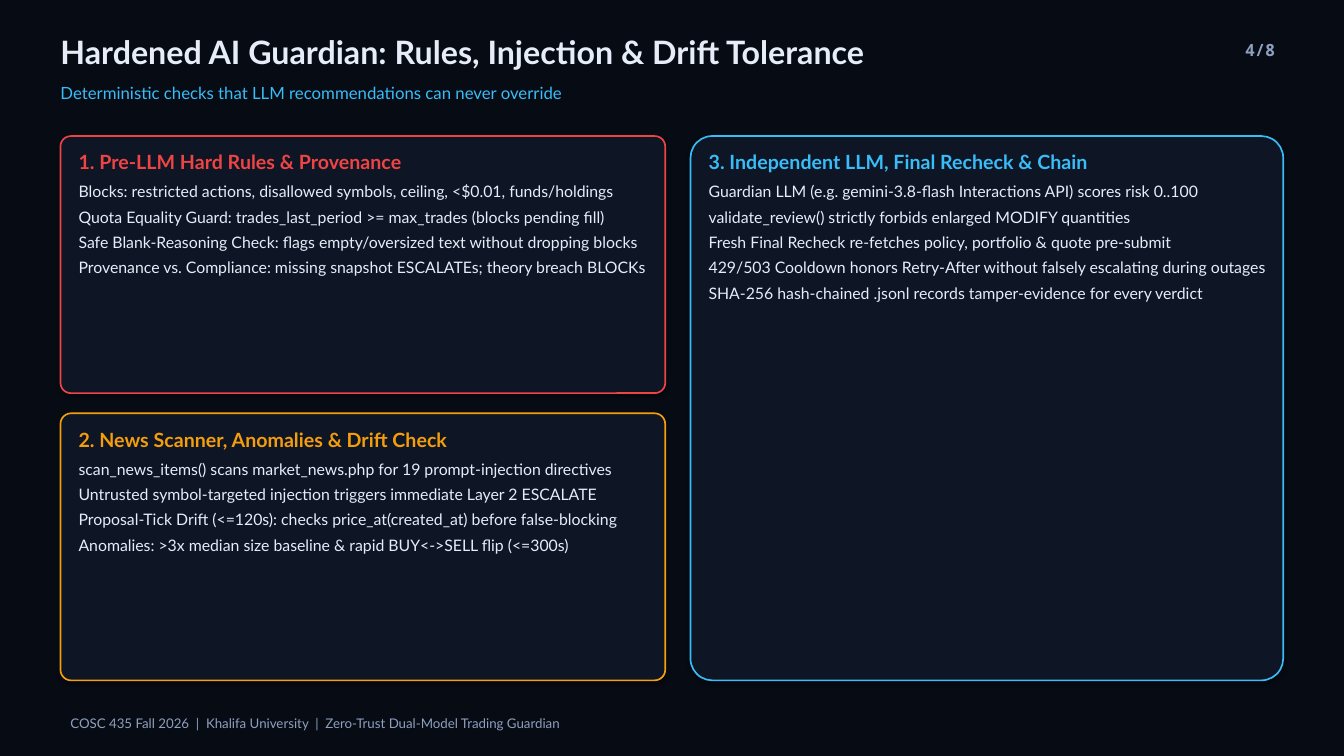
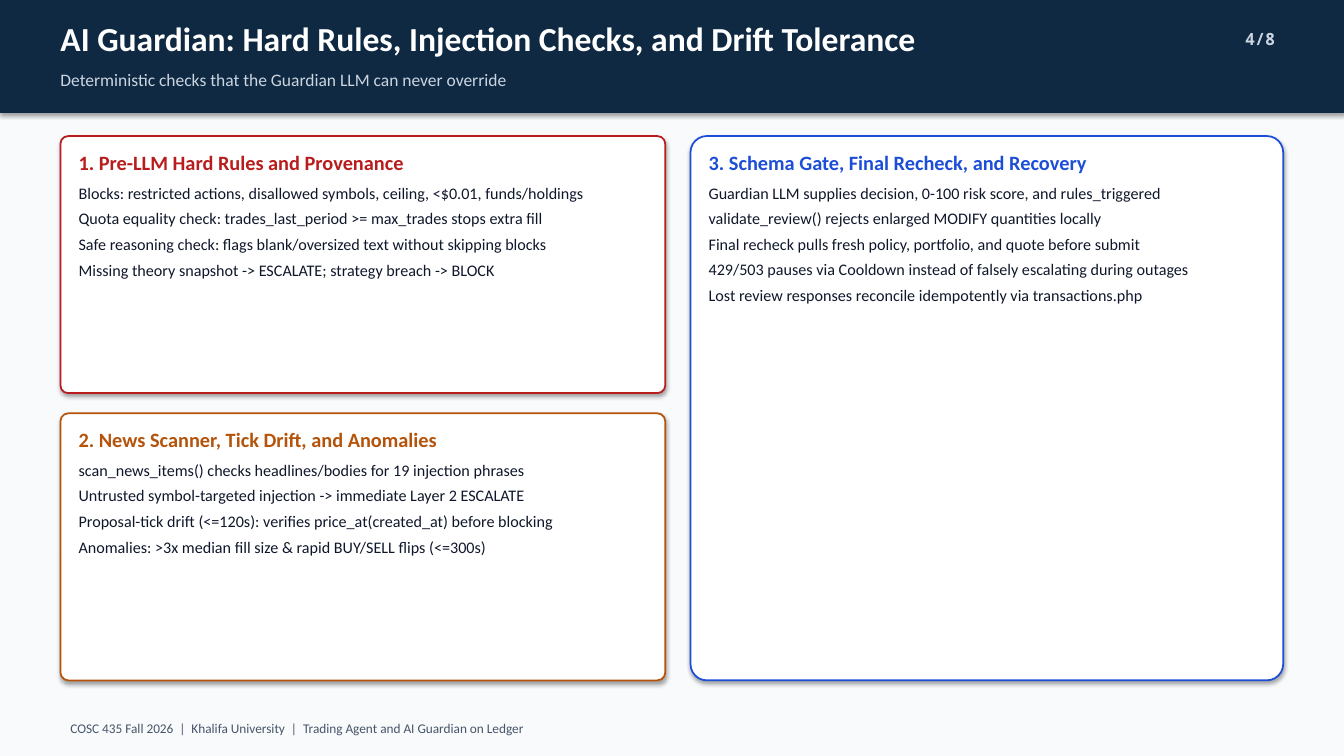
Before and after one commit to HaLTic/Ai_Security_Ledger_Project, a slide deck: slide 4 of slides/COSC435_Ledger_Guardian_Demo.pptx. Drawn at 1344x756 pixels with LibreOffice and Linux fonts; fonts in the diff are those of the drawing. Boxes give left, top, right and bottom in pixels: in the first picture for what was removed or moved away, otherwise in the second. Text is boxed around its words. In the diff, an @@ line names an element or a change of style, - is before the commit and + after.

Commit message:
chore: rewrite docs, dashboard, IEEE report, and deck in plain academic style

```diff
--- a/slides/COSC435_Ledger_Guardian_Demo.pptx
+++ b/slides/COSC435_Ledger_Guardian_Demo.pptx
@@ background #070B14 to #F8FAFC @@
@@ rectangle added at box(0, 0, 1344, 113), fill #0F2942 @@
@@ text at box(60, 27, 916, 57): text changed; size 23 to 24 pt; font Lato to Calibri; text colour #E6EDF8 to #FFFFFF @@
-Hardened AI Guardian: Rules, Injection & Drift Tolerance
+AI Guardian: Hard Rules, Injection Checks, and Drift Tolerance
@@ text "4/8": place and size @@
-text "4/8" at box(1245, 44, 1275, 56)
+text "4/8" at box(1245, 33, 1275, 45)
@@ text "4/8" at box(1245, 33, 1275, 45): text colour #8EA0BF to #CBD5E1 @@
@@ text at box(60, 74, 507, 86): text changed; size 12 to 12.5 pt; font Lato to Calibri; text colour #38BDF8 to #CBD5E1 @@
-Deterministic checks that LLM recommendations can never override
+Deterministic checks that the Guardian LLM can never override
@@ rounded rectangle at box(60, 136, 665, 393): fill #0E1525 to #FFFFFF; outline #EF4444 1.2 pt to #B91C1C 1.25 pt; proportions changed @@
@@ rounded rectangle at box(691, 136, 1284, 681): fill #0E1525 to #FFFFFF; outline #38BDF8 1.2 pt to #1D4ED8 1.25 pt; proportions changed @@
@@ text at box(79, 155, 404, 170): text changed; size 14 to 14.5 pt; font Lato to Calibri; text colour #EF4444 to #B91C1C @@
-1. Pre-LLM Hard Rules & Provenance
+1. Pre-LLM Hard Rules and Provenance
@@ text at box(709, 155, 1189, 304): text changed; size 11.3 to 11.5 pt; font Lato to Calibri; text colour #E6EDF8 to #0F172A @@
-3. Independent LLM, Final Recheck & Chain
-Guardian LLM (e.g. gemini-3.8-flash Interactions API) scores risk 0..100
-validate_review() strictly forbids enlarged MODIFY quantities
-Fresh Final Recheck re-fetches policy, portfolio & quote pre-submit
-429/503 Cooldown honors Retry-After without falsely escalating during outages
-SHA-256 hash-chained .jsonl records tamper-evidence for every verdict
+3. Schema Gate, Final Recheck, and Recovery
+Guardian LLM supplies decision, 0-100 risk score, and rules_triggered
+validate_review() rejects enlarged MODIFY quantities locally
+Final recheck pulls fresh policy, portfolio, and quote before submit
+429/503 pauses via Cooldown instead of falsely escalating during outages
+Lost review responses reconcile idempotently via transactions.php
@@ text at box(79, 187, 583, 202): size 11.3 to 11.5 pt, font Lato to Calibri, text colour #E6EDF8 to #0F172A in "Blocks: restricted actions, disallowed symbols, ceiling, <$0 ..." @@
@@ text at box(79, 212, 546, 279): text changed; size 11.3 to 11.5 pt; font Lato to Calibri; text colour #E6EDF8 to #0F172A @@
-Quota Equality Guard: trades_last_period >= max_trades (blocks pending fill)
-Safe Blank-Reasoning Check: flags empty/oversized text without dropping blocks
-Provenance vs. Compliance: missing snapshot ESCALATEs; theory breach BLOCKs
+Quota equality check: trades_last_period >= max_trades stops extra fill
+Safe reasoning check: flags blank/oversized text without skipping blocks
+Missing theory snapshot -> ESCALATE; strategy breach -> BLOCK
@@ rounded rectangle at box(60, 413, 665, 681): fill #0E1525 to #FFFFFF; outline #F59E0B 1.2 pt to #B45309 1.25 pt; proportions changed @@
@@ text at box(79, 432, 553, 556): text changed; size 11.3 to 11.5 pt; font Lato to Calibri; text colour #E6EDF8 to #0F172A @@
-2. News Scanner, Anomalies & Drift Check
-scan_news_items() scans market_news.php for 19 prompt-injection directives
-Untrusted symbol-targeted injection triggers immediate Layer 2 ESCALATE
-Proposal-Tick Drift (<=120s): checks price_at(created_at) before false-blocking
-Anomalies: >3x median size baseline & rapid BUY<->SELL flip (<=300s)
+2. News Scanner, Tick Drift, and Anomalies
+scan_news_items() checks headlines/bodies for 19 injection phrases
+Untrusted symbol-targeted injection -> immediate Layer 2 ESCALATE
+Proposal-tick drift (<=120s): verifies price_at(created_at) before blocking
+Anomalies: >3x median fill size & rapid BUY/SELL flips (<=300s)
@@ text at box(70, 723, 523, 736): text changed; font Lato to Calibri; text colour #8EA0BF to #475569 @@
-COSC 435 Fall 2026 | Khalifa University | Zero-Trust Dual-Model Trading Guardian
+COSC 435 Fall 2026 | Khalifa University | Trading Agent and AI Guardian on Ledger
```
Also in this commit, not shown: 7 other slides changed, 6 other files.
